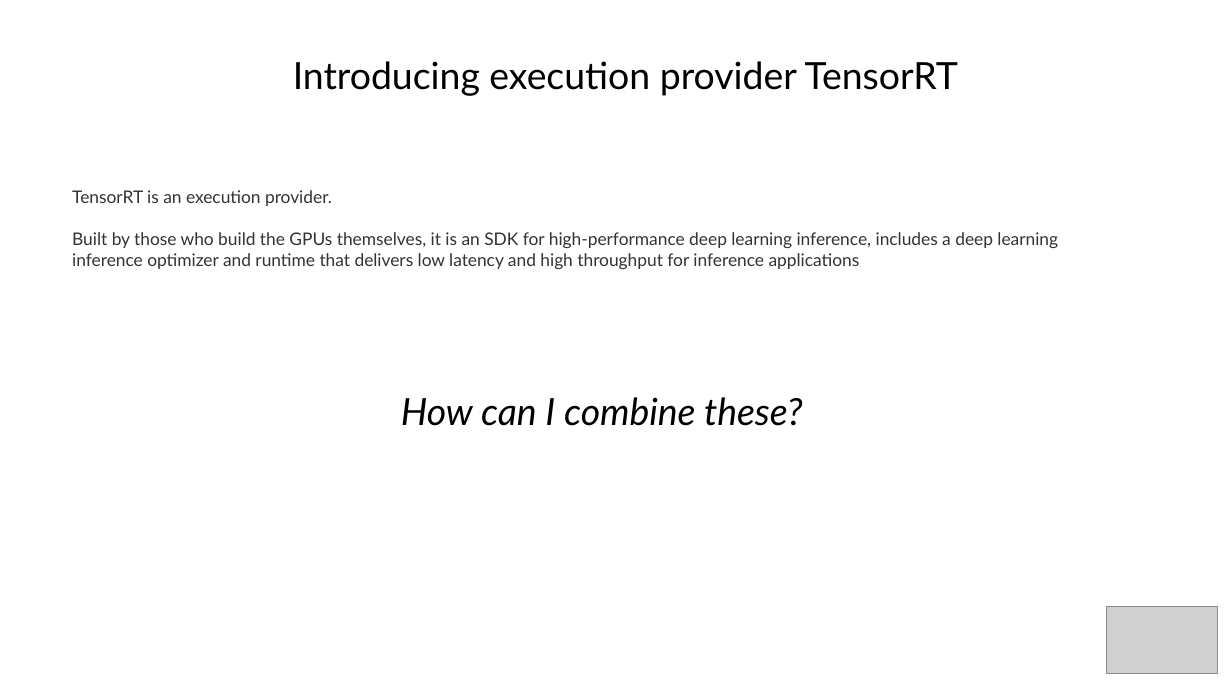
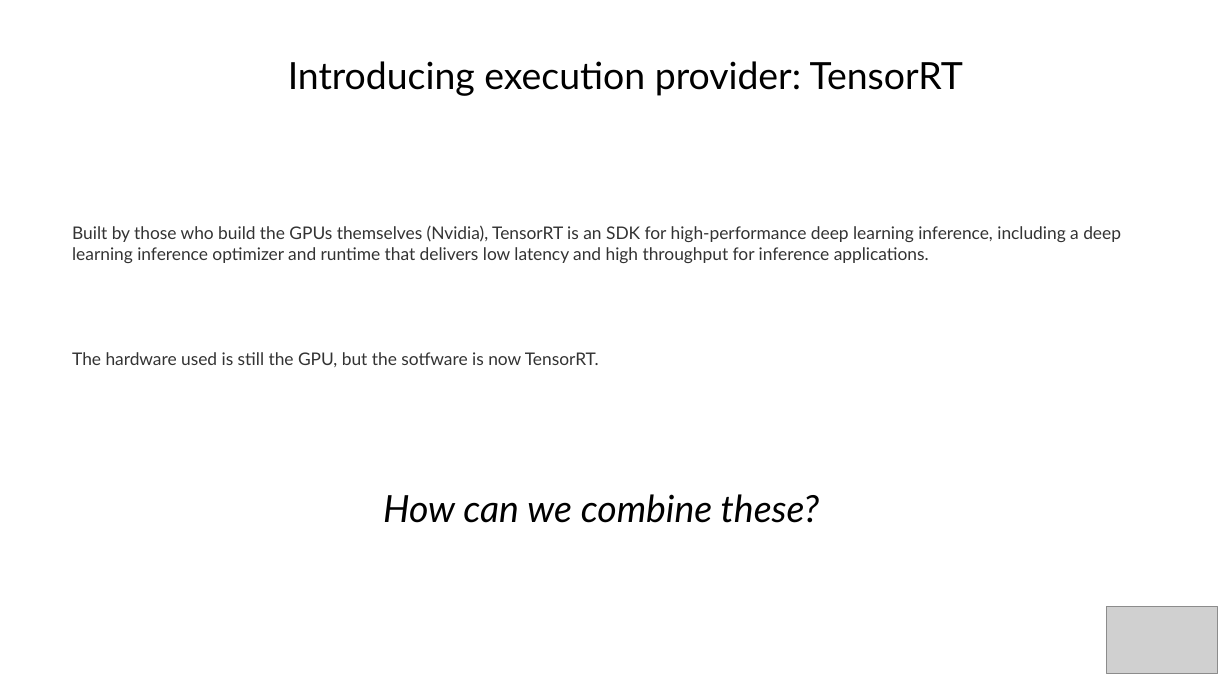
Before and after one commit to akinwilson/heed, a slide deck: slide 18 of reducing-inference-time.odp (slide 6 before the commit). Drawn at 1232x693 pixels with LibreOffice and Linux fonts; fonts in the diff are those of the drawing; grey boxes stand for pictures. Boxes give left, top, right and bottom in pixels: in the first picture for what was removed or moved away, otherwise in the second. Text is boxed around its words. In the diff, an @@ line names an element or a change of style, - is before the commit and + after.

```diff
--- a/reducing-inference-time.odp
+++ b/reducing-inference-time.odp
@@ title at bbox=[288, 61, 963, 96]: text changed @@
-Introducing execution provider TensorRT
+Introducing execution provider: TensorRT
@@ title at bbox=[72, 225, 1121, 367]: text changed @@
-TensorRT is an execution provider.
-Built by those who build the GPUs themselves, it is an SDK for high-performance deep learning inference, includes a deep learning inference optimizer and runtime that delivers low latency and high throughput for inference applications
+Built by those who build the GPUs themselves (Nvidia), TensorRT is an SDK for high-performance deep learning inference, including a deep learning inference optimizer and runtime that delivers low latency and high throughput for inference applications.
+The hardware used is still the GPU, but the sotfware is now TensorRT.
@@ title at bbox=[383, 494, 820, 523]: text changed @@
-How can I combine these?
+How can we combine these?
```
Also in this commit, not shown: 8 other slides changed, 13 slides added, 1 slide removed.
